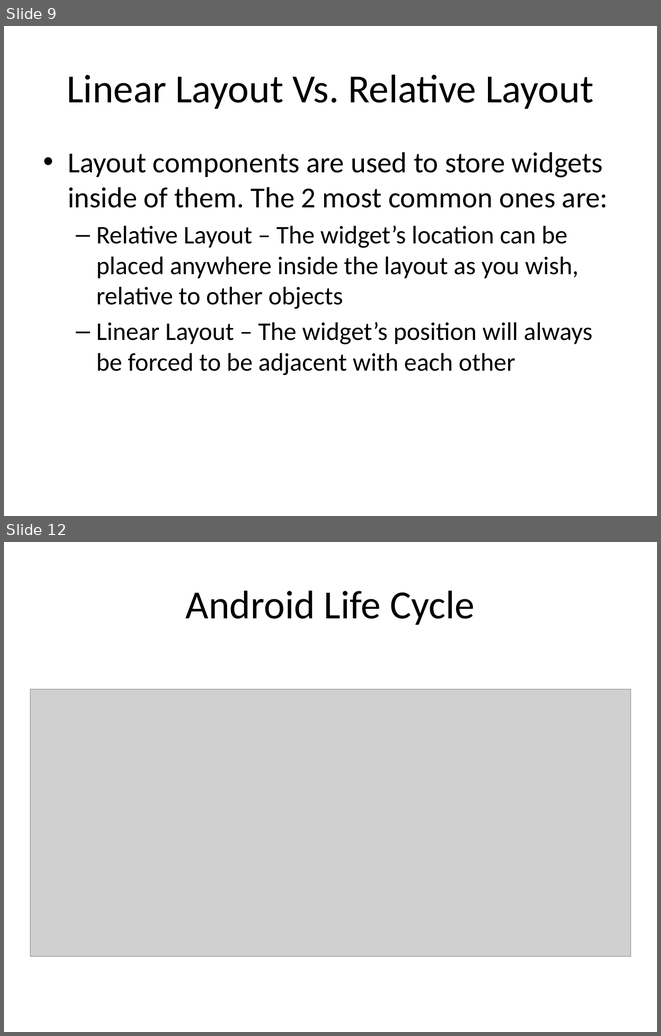
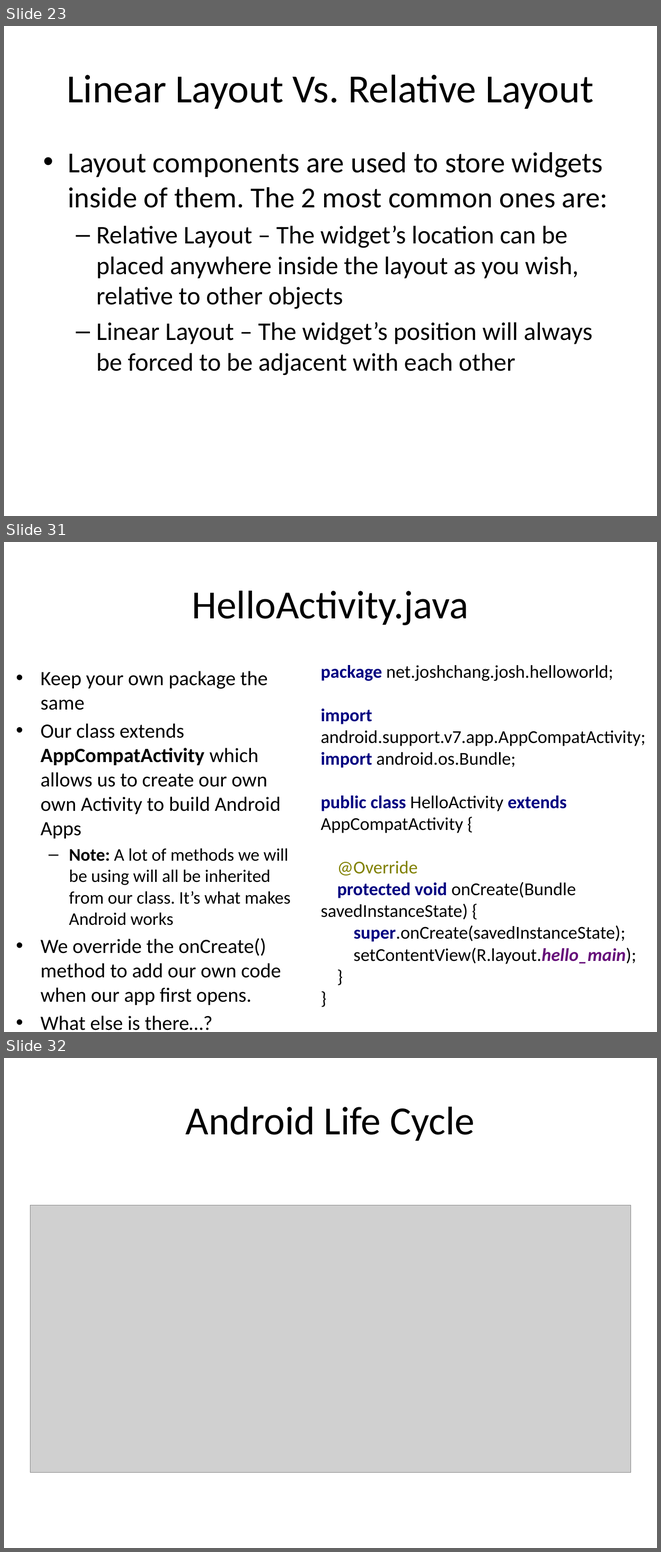
Before and after one commit to chang47/AndroidTutorial, a slide deck: Lesson1 First App/Android Lesson 1.pptx. Shown one above the other, each under a label of ours: slides 9 and 12 before the commit, slides 23, 31 and 32 after it; the slides between them are not shown. The pictures are 661x1036 and 661x1552 pixels, drawn with LibreOffice and Linux fonts; fonts in the diff are those of the drawing; grey boxes stand for pictures. Boxes give left, top, right and bottom in pixels: in the first picture for what was removed or moved away, otherwise in the second. Text is boxed around its words. In the diff, an @@ line names an element or a change of style, - is before the commit and + after.

```diff
--- a/Lesson1 First App/Android Lesson 1.pptx
+++ b/Lesson1 First App/Android Lesson 1.pptx
@@ slide 31 added at (4, 542, 657, 1032), background #FFFFFF @@
@@ title added at (192, 590, 469, 625), 44 pt, text #000000 @@
+HelloActivity.java
@@ text added at (321, 665, 646, 964), 20 pt, text #000000 @@
+package net.joshchang.josh.helloworld;
+import android.support.v7.app.AppCompatActivity;
+import android.os.Bundle;
+public class HelloActivity extends AppCompatActivity {
+@Override
+protected void onCreate(Bundle savedInstanceState) {
+super.onCreate(savedInstanceState);
+setContentView(R.layout.hello_main);
+}
+}
@@ text added at (41, 671, 291, 1030), 22.4 pt, text #000000 @@
+• Keep your own package the same
+• Our class extends AppCompatActivity which allows us to create our own own Activity to build Android Apps
+  – Note: A lot of methods we will be using will all be inherited from our class. It’s what makes Android works
+• We override the onCreate() method to add our own code when our app first opens.
+• What else is there…?
@@ what was slide 9 is now slide 23 @@
@@ what was slide 12 is now slide 32 @@
```
Also in this commit, not shown: 8 slides changed, 25 other slides added, 1 slide removed, 30 other files.
